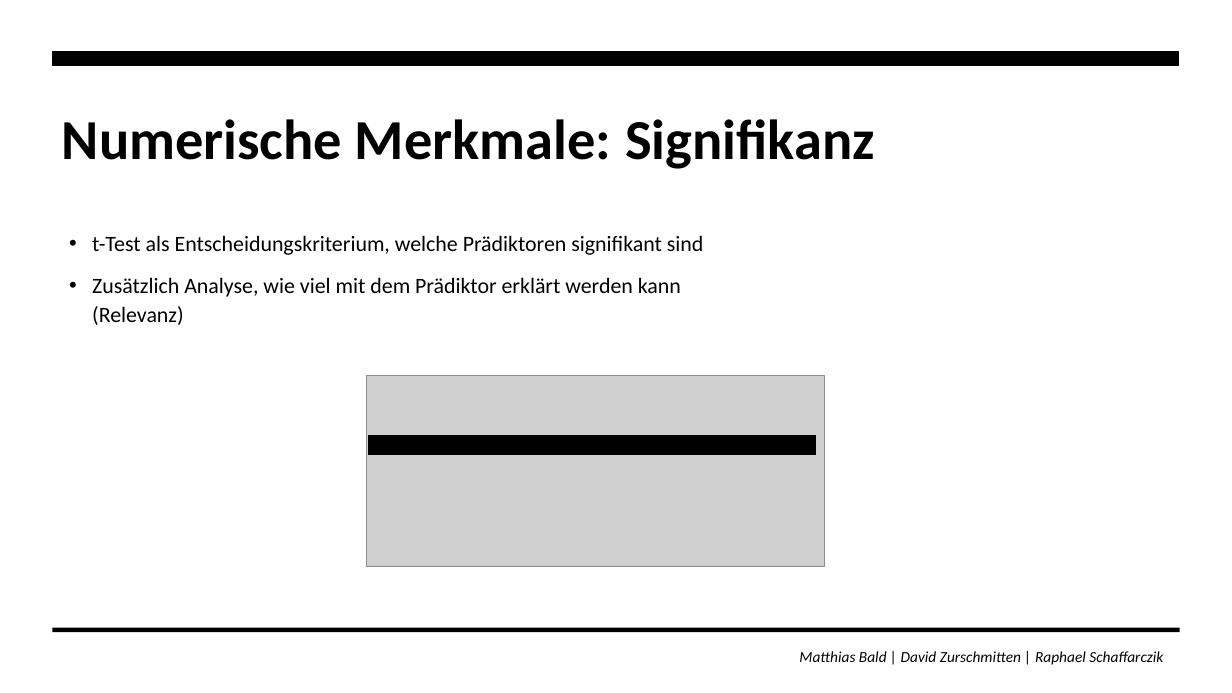
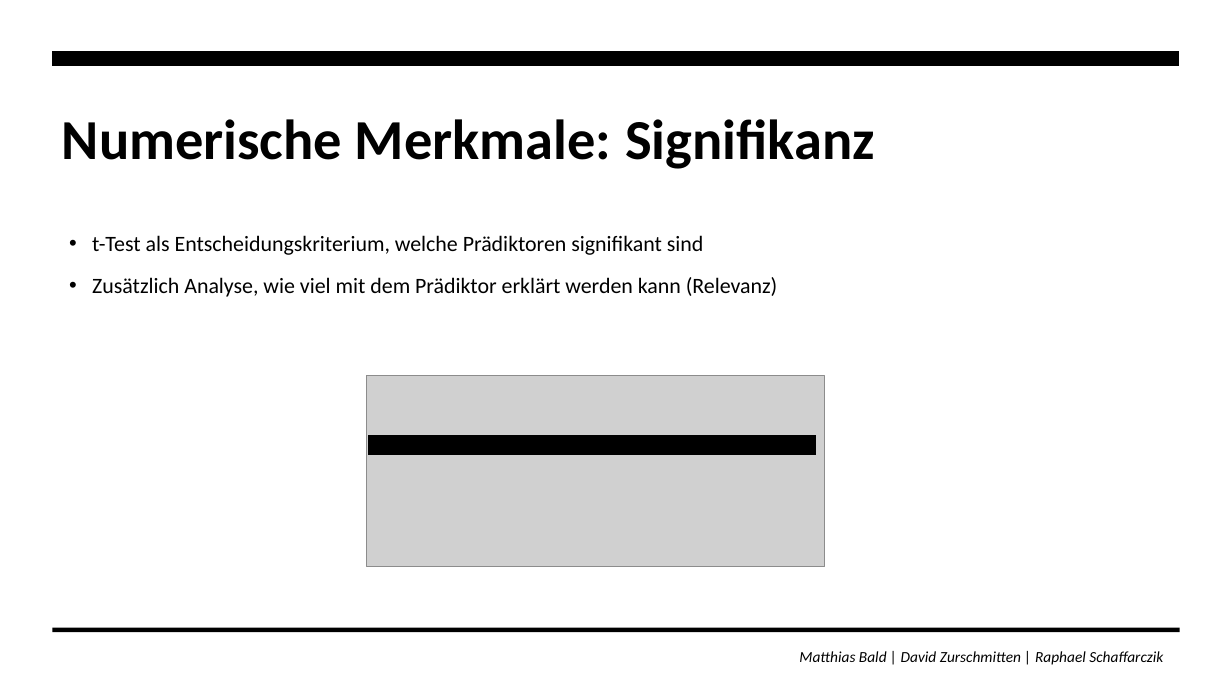
Before and after one commit to zurdavid/projektpraktikum-datascience, a slide deck: slide 32 of präsentationen/Abschlusspräsentation_Entwurf.pptx. Drawn at 1232x693 pixels with LibreOffice and Linux fonts; fonts in the diff are those of the drawing; grey boxes stand for pictures. Boxes give left, top, right and bottom in pixels: in the first picture for what was removed or moved away, otherwise in the second. Text is boxed around its words. In the diff, an @@ line names an element or a change of style, - is before the commit and + after.

```diff
--- a/präsentationen/Abschlusspräsentation_Entwurf.pptx
+++ b/präsentationen/Abschlusspräsentation_Entwurf.pptx
@@ text "t-Test als Entscheidungskriterium, welche Prädiktoren ..." rewrapped from (x1=92, y1=235, x2=704, y2=325) to (x1=92, y1=235, x2=778, y2=297) @@
```
Also in this commit, not shown: 3 other slides changed, 1 slide removed, 2 other files.
